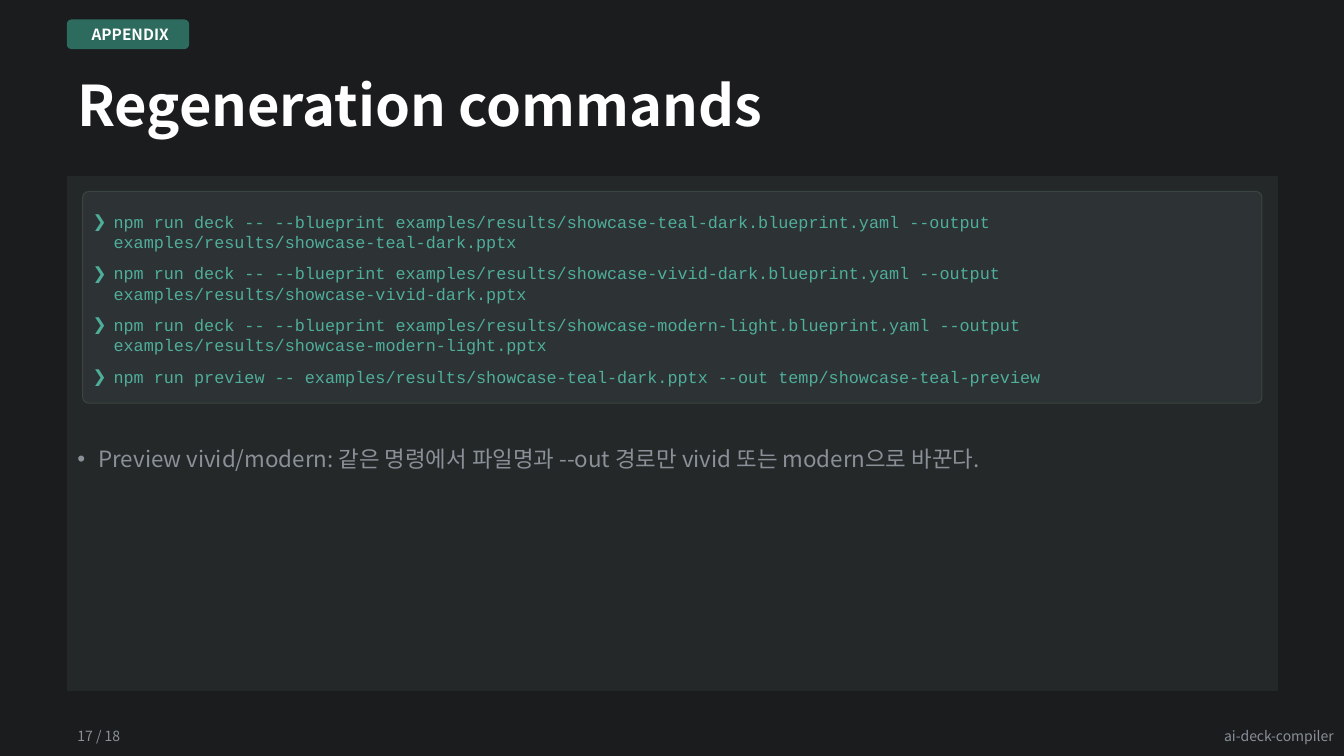
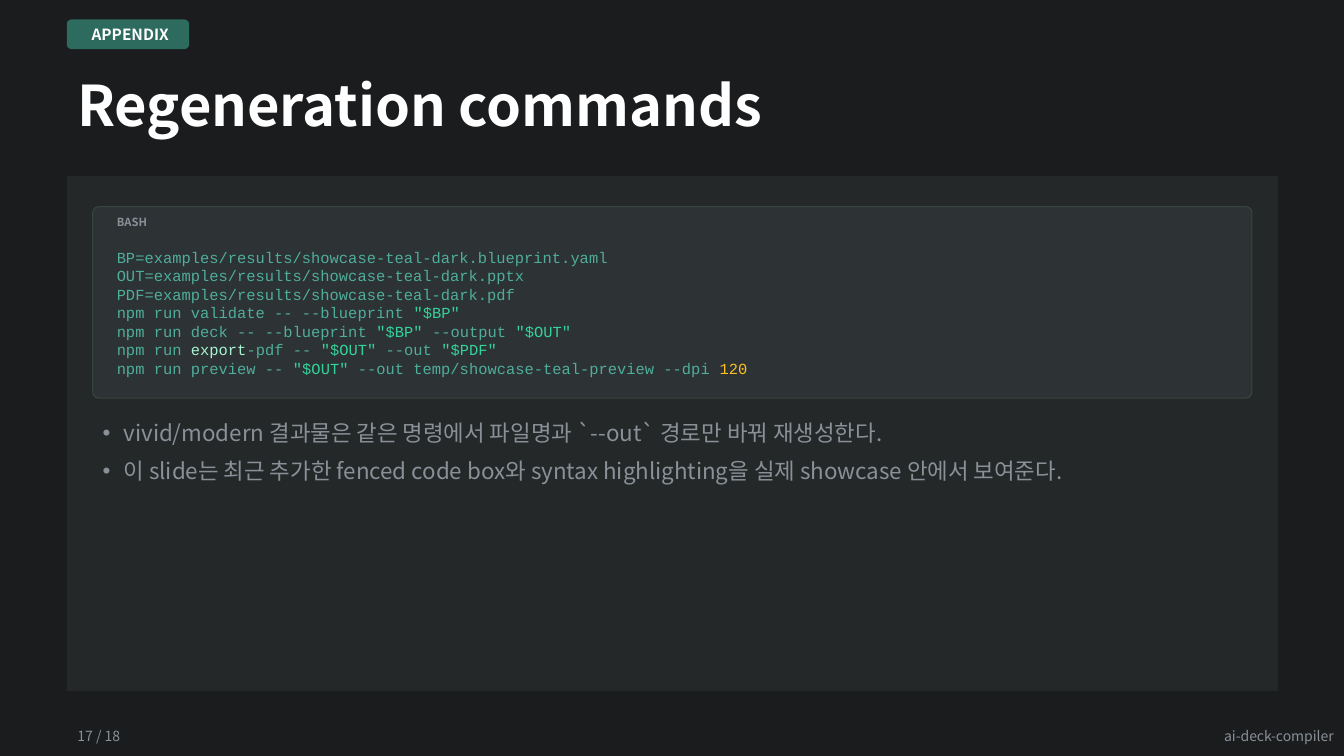
Before and after one commit to kyungseo/ai-deck-compiler, a slide deck: slide 17 of examples/results/showcase-teal-dark.pptx. Drawn at 1344x756 pixels with LibreOffice and Linux fonts; fonts in the diff are those of the drawing. Boxes give left, top, right and bottom in pixels: in the first picture for what was removed or moved away, otherwise in the second. Text is boxed around its words. In the diff, an @@ line names an element or a change of style, - is before the commit and + after.

Commit message:
feat: polish ai-deck-compiler showcase deck

```diff
--- a/examples/results/showcase-teal-dark.pptx
+++ b/examples/results/showcase-teal-dark.pptx
@@ rounded rectangle: place and size @@
-rounded rectangle at (83, 192, 1262, 403)
+rounded rectangle at (93, 207, 1252, 398)
@@ rounded rectangle at (93, 207, 1252, 398): proportions changed @@
@@ text added at (117, 218, 147, 226), 8 pt, text #8A9098, bold @@
+BASH
@@ text at (117, 252, 748, 377): text changed; size 12 to 11 pt @@
-❯ npm run deck -- --blueprint examples/results/showcase-teal-dark.blueprint.yaml --output examples/results/showcase-teal-dark.pptx
-❯ npm run deck -- --blueprint examples/results/showcase-vivid-dark.blueprint.yaml --output examples/results/showcase-vivid-dark.pptx
-❯ npm run deck -- --blueprint examples/results/showcase-modern-light.blueprint.yaml --output examples/results/showcase-modern-light.pptx
-❯ npm run preview -- examples/results/showcase-teal-dark.pptx --out temp/showcase-teal-preview
+BP=examples/results/showcase-teal-dark.blueprint.yaml
+OUT=examples/results/showcase-teal-dark.pptx
+PDF=examples/results/showcase-teal-dark.pdf
+npm run validate -- --blueprint "$BP"
+npm run deck -- --blueprint "$BP" --output "$OUT"
+npm run export-pdf -- "$OUT" --out "$PDF"
+npm run preview -- "$OUT" --out temp/showcase-teal-preview --dpi 120
@@ text at (124, 422, 1063, 485): text changed @@
-• Preview vivid/modern: 같은 명령에서 파일명과 --out 경로만 vivid 또는 modern으로 바꾼다.
+• vivid/modern 결과물은 같은 명령에서 파일명과 `--out` 경로만 바꿔 재생성한다.
+• 이 slide는 최근 추가한 fenced code box와 syntax highlighting을 실제 showcase 안에서 보여준다.
```
Also in this commit, not shown: 16 other slides changed, 18 other files.
